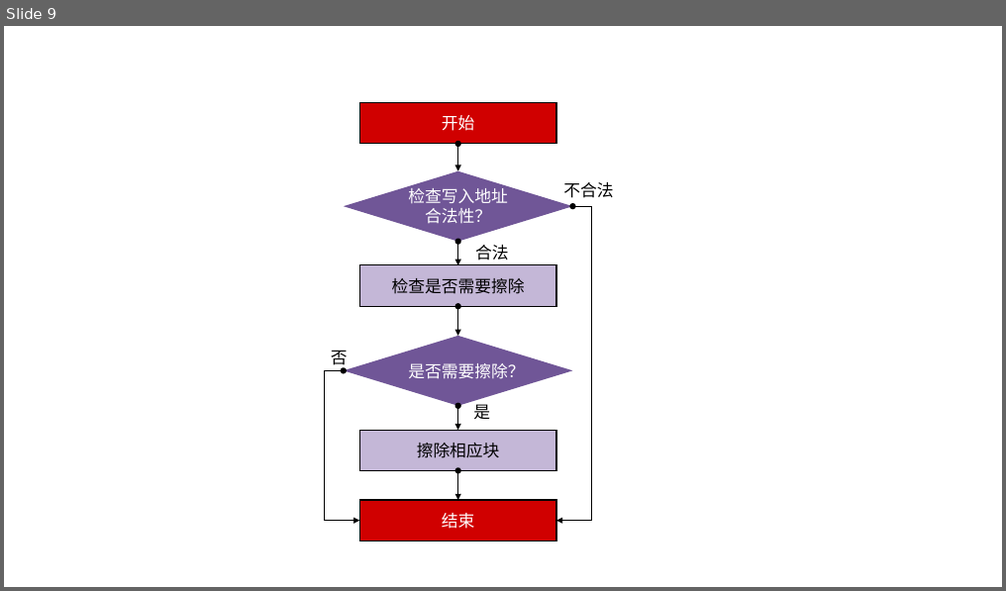
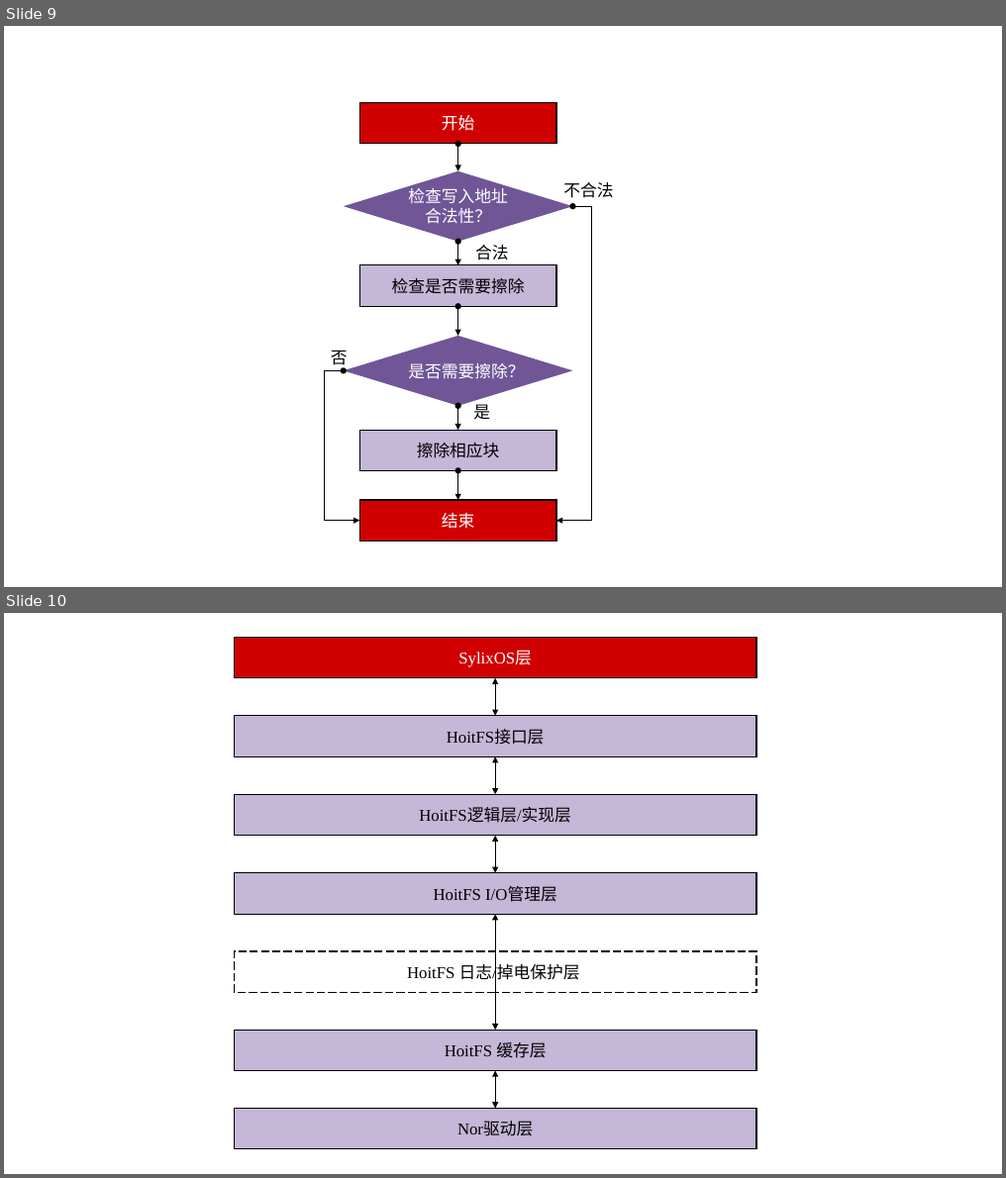
Before and after one commit to Hoit-23o2/HoitOS, a slide deck: Records/Files/绘图.pptx. Shown one above the other, each under a label of ours: slide 9 before the commit, slides 9 and 10 after it. The pictures are 1006x591 and 1006x1178 pixels, drawn with LibreOffice and Linux fonts; fonts in the diff are those of the drawing. Boxes give left, top, right and bottom in pixels: in the first picture for what was removed or moved away, otherwise in the second. Text is boxed around its words. In the diff, an @@ line names an element or a change of style, - is before the commit and + after.

```diff
--- a/Records/Files/绘图.pptx
+++ b/Records/Files/绘图.pptx
@@ slide 10 added at (x1=4, y1=613, x2=1002, y2=1174), background #FFFFFF @@
@@ rectangle added at (x1=234, y1=637, x2=756, y2=678), fill #D00000, outline #000000 1 pt, 16 pt, text #FFFFFF @@
+SylixOS层
@@ double arrow added from (495, 678) to (495, 716), #000000 1 pt @@
@@ rectangle added at (x1=234, y1=716, x2=756, y2=757), fill #C4B7D7, outline #000000 1 pt, 16 pt, text #000000 @@
+HoitFS接口层
@@ double arrow added from (495, 757) to (495, 795), #000000 1 pt @@
@@ rectangle added at (x1=234, y1=795, x2=756, y2=836), fill #C4B7D7, outline #000000 1 pt, 16 pt, text #000000 @@
+HoitFS逻辑层/实现层
@@ double arrow added from (495, 836) to (495, 873), #000000 1 pt @@
@@ rectangle added at (x1=234, y1=873, x2=756, y2=915), fill #C4B7D7, outline #000000 1 pt, 16 pt, text #000000 @@
+HoitFS I/O管理层
@@ double arrow added from (495, 914) to (495, 1030), #000000 1 pt @@
@@ rectangle added at (x1=234, y1=952, x2=756, y2=992), outline #000000 1 pt dashed, 16 pt, text #000000 @@
+HoitFS 日志/掉电保护层
@@ rectangle added at (x1=234, y1=1030, x2=756, y2=1071), fill #C4B7D7, outline #000000 1 pt, 16 pt, text #000000 @@
+HoitFS 缓存层
@@ double arrow added from (495, 1071) to (495, 1109), #000000 1 pt @@
@@ rectangle added at (x1=234, y1=1109, x2=756, y2=1150), fill #C4B7D7, outline #000000 1 pt, 16 pt, text #000000 @@
+Nor驱动层
```
Also in this commit, not shown: 28 other files.
